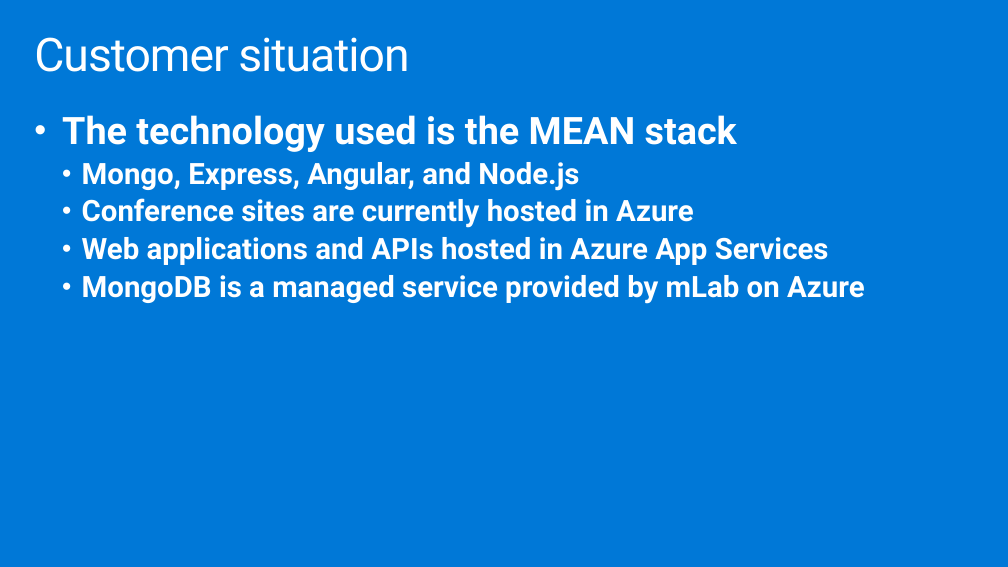
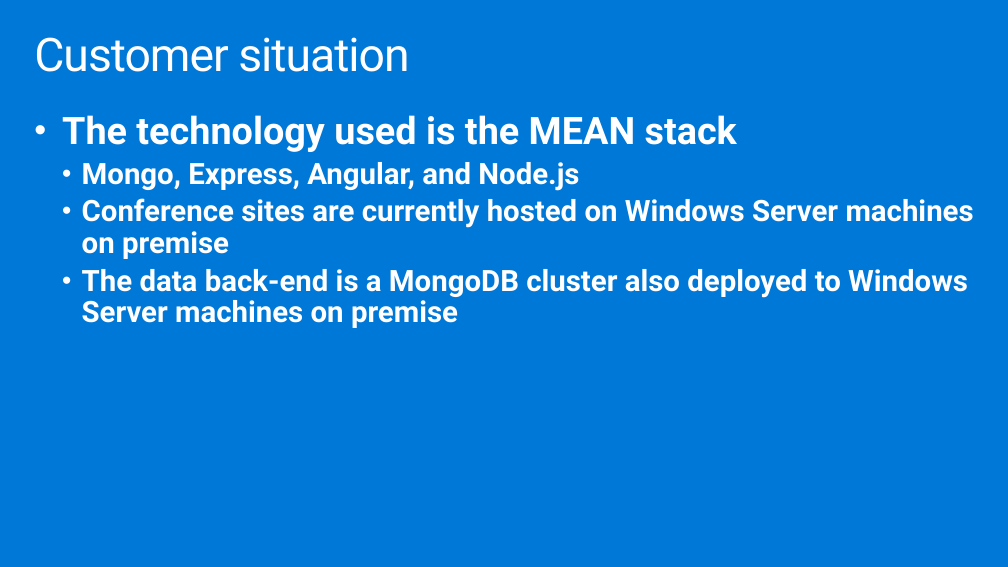
Before and after one commit to yaoshixin007/MCW-Containers-and-DevOps, a slide deck: slide 7 of Whiteboard design session/WDS trainer presentation - Containers and DevOps.pptx. Drawn at 1008x567 pixels with LibreOffice and Linux fonts; fonts in the diff are those of the drawing. Boxes give left, top, right and bottom in pixels: in the first picture for what was removed or moved away, otherwise in the second. Text is boxed around its words. In the diff, an @@ line names an element or a change of style, - is before the commit and + after.

```diff
--- a/Whiteboard design session/WDS trainer presentation - Containers and DevOps.pptx
+++ b/Whiteboard design session/WDS trainer presentation - Containers and DevOps.pptx
@@ text at bbox=[82, 198, 974, 328]: text changed @@
-  • Conference sites are currently hosted in Azure
-  • Web applications and APIs hosted in Azure App Services
-  • MongoDB is a managed service provided by mLab on Azure
+  • Conference sites are currently hosted on Windows Server machines on premise
+  • The data back-end is a MongoDB cluster also deployed to Windows Server machines on premise
```
Also in this commit, not shown: 8 other slides changed, 1 slide removed, 8 other files.
